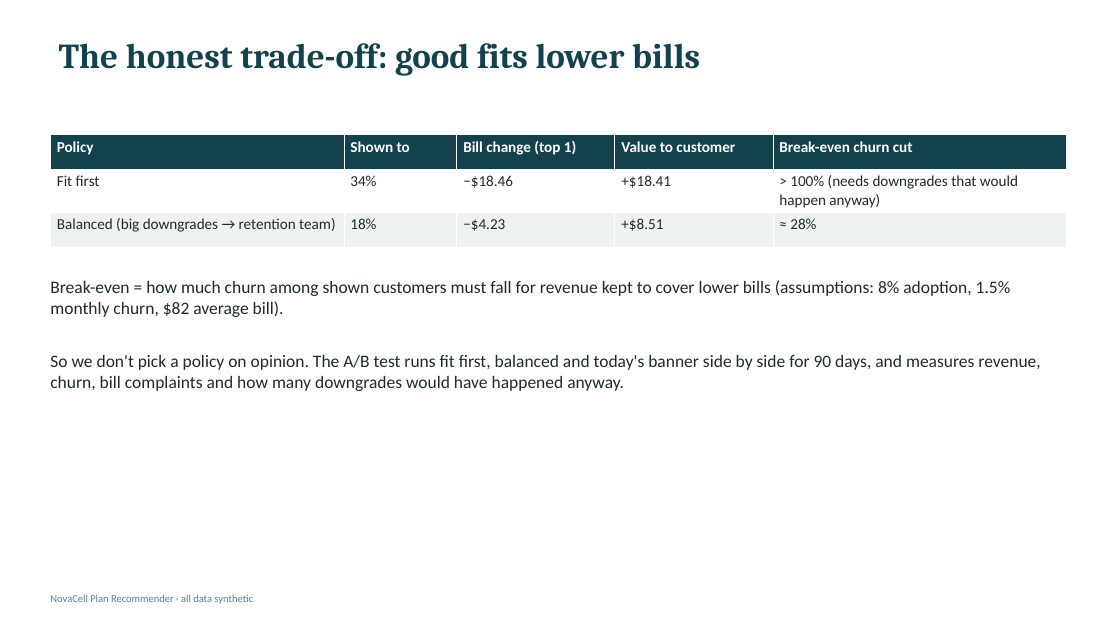
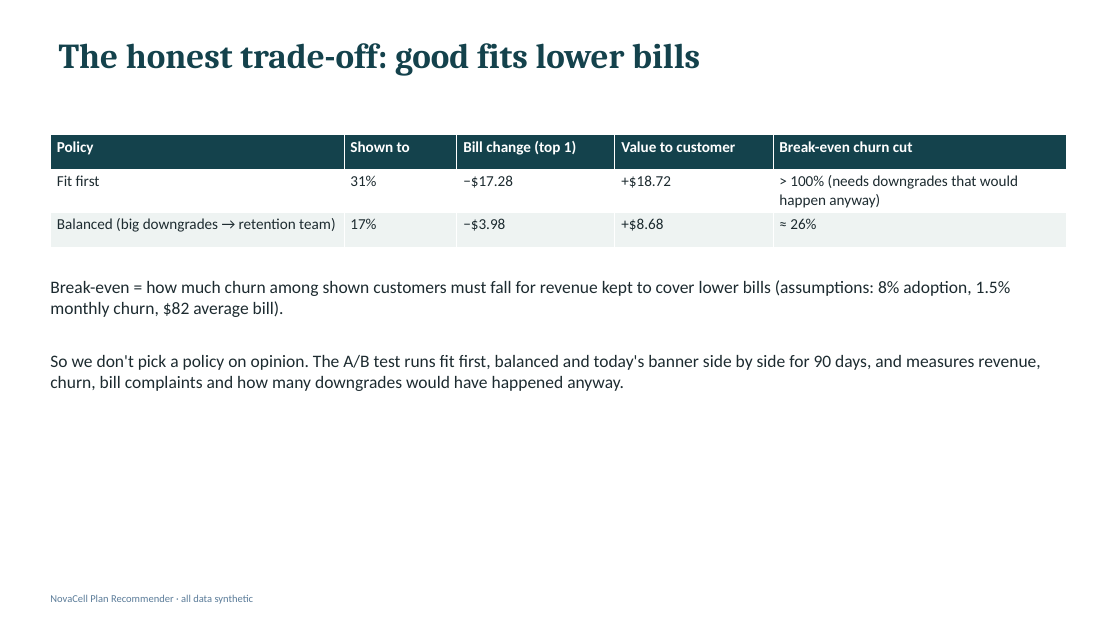
Before and after one commit to ashokburasiya93/novacell-plan-recommender, a slide deck: slide 9 of deliverables/6. Presentation - NovaCell Plan Recommender.pptx. Drawn at 1120x630 pixels with LibreOffice and Linux fonts; fonts in the diff are those of the drawing. Boxes give left, top, right and bottom in pixels: in the first picture for what was removed or moved away, otherwise in the second. Text is boxed around its words. In the diff, an @@ line names an element or a change of style, - is before the commit and + after.

```diff
--- a/deliverables/6. Presentation - NovaCell Plan Recommender.pptx
+++ b/deliverables/6. Presentation - NovaCell Plan Recommender.pptx
@@ table at bbox=[50, 134, 1067, 239] @@
-row 2: Fit first | 34% | −$18.46 | +$18.41 | > 100% (needs downgrades that would happen anyway)
+row 2: Fit first | 31% | −$17.28 | +$18.72 | > 100% (needs downgrades that would happen anyway)
-row 3: Balanced (big downgrades → retention team) | 18% | −$4.23 | +$8.51 | ≈ 28%
+row 3: Balanced (big downgrades → retention team) | 17% | −$3.98 | +$8.68 | ≈ 26%
```
Also in this commit, not shown: 7 other slides changed, 13 other files.
